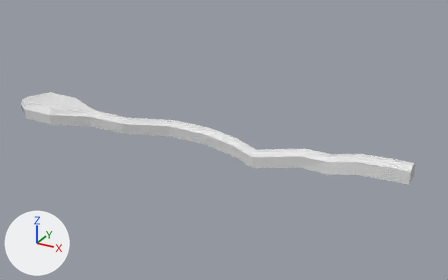
A saved change to the Blender file assets/meshes/enviroment/another_cave.blend.
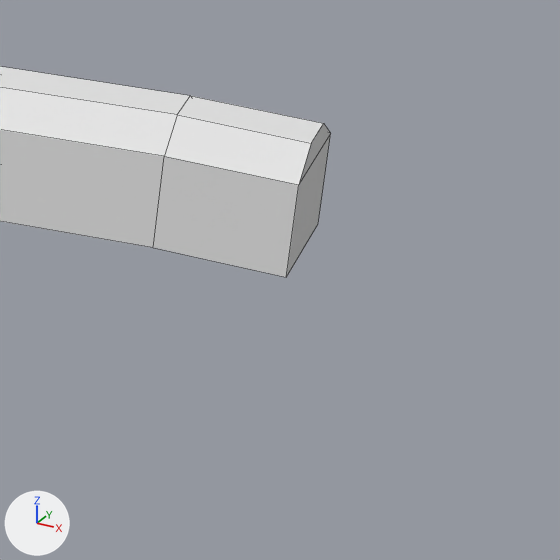
Each version is shown whole from a 50 mm camera at (71.3, -356.1, 172.2) aimed at (-134.4, 17.9, -14.8), then close up on the part from 82% to 100% of the width and 52% to 80% of the height. The lights are fixed; the arrows at lower left show +X, +Y and +Z. The close-ups show mesh edges as thin lines.

Script lines for the objects in view, before the commit:
```python
me_cube_col = bpy.data.meshes.new('Cube-col')
me_cube_col.from_pydata(...)  # 84 vertices, 82 faces; spans x -1.3..55.7, y -5.0..1.6, z -1.0..3.8
me_cube_col.materials.append(mat_material)  # white #e7e7e7
ob_cube_col = bpy.data.objects.new('Cube-col', me_cube_col)
ob_cube_col.location = (0.0, 0.0, 0.0)
ob_cube_col.scale = (-5.83, -5.83, -5.83)
```
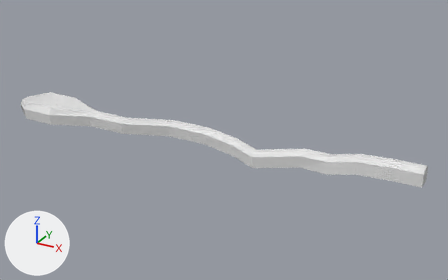
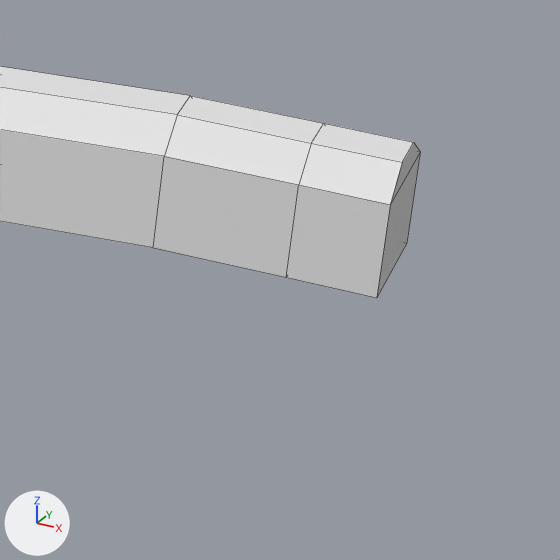
What differs and where, as boxes (x1, y1, x2, y2) in the close-ups (560 x 560 px):
'Cube-col', reshaped
    before: (0, 66, 331, 277)
    after: (0, 66, 420, 298)
part 1 of me_cube_col, built on
    before: (287, 123, 331, 276)
    after: (287, 123, 420, 298)

Patch to the scene script:
```diff
--- a/assets/meshes/enviroment/another_cave.blend.py
+++ b/assets/meshes/enviroment/another_cave.blend.py
@@ me_cube_col @@
 # used by ob_cube_col; location = (0.0, 0.0, 0.0); scale = (-5.83, -5.83, -5.83)
-me_cube_col.from_pydata(...)  # 84 vertices, 82 faces; spans x -1.3..55.7, y -5.0..1.6, z -1.0..3.8
+me_cube_col.from_pydata(...)  # 90 vertices, 88 faces; spans x -2.6..55.7, y -5.0..1.6, z -1.0..3.8
+# me_cube_col part 1
+# 2 faces are deleted
+# 6 new vertices lie (-1.3, 0.0, 0.0) away from vertices in x -1.3, y -1.2..0.8, z -1.0..1.0
+# 8 new faces join them
 me_cube_col.materials.append(mat_material)
```
